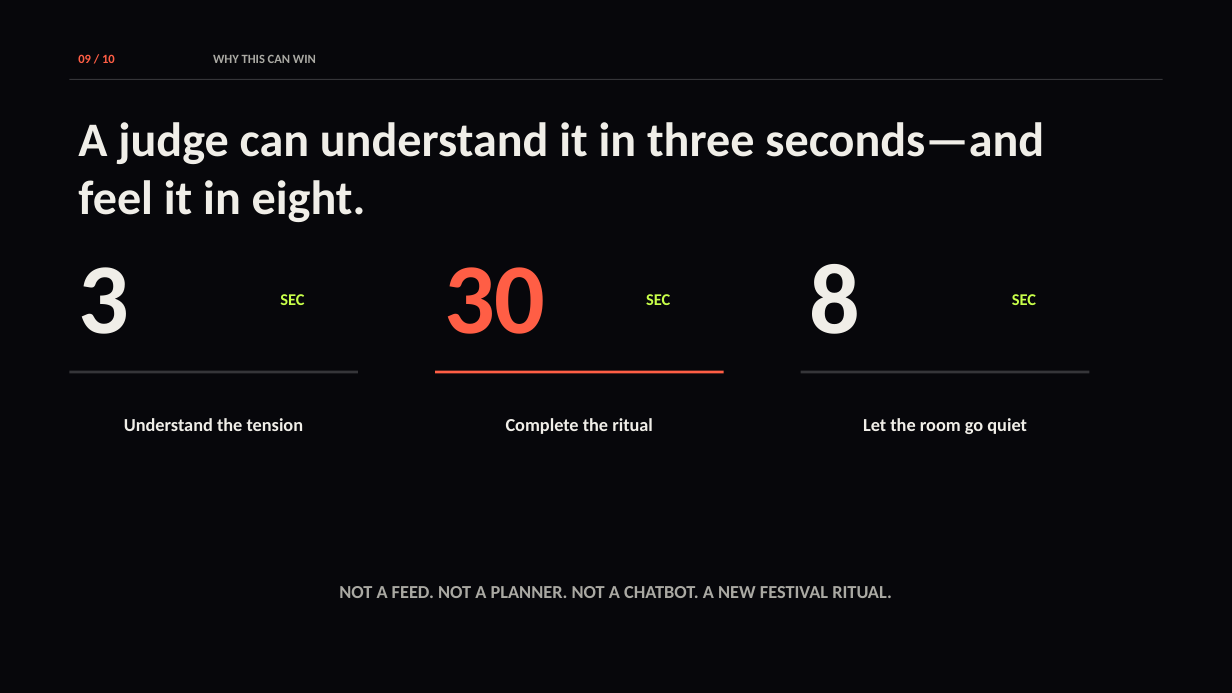
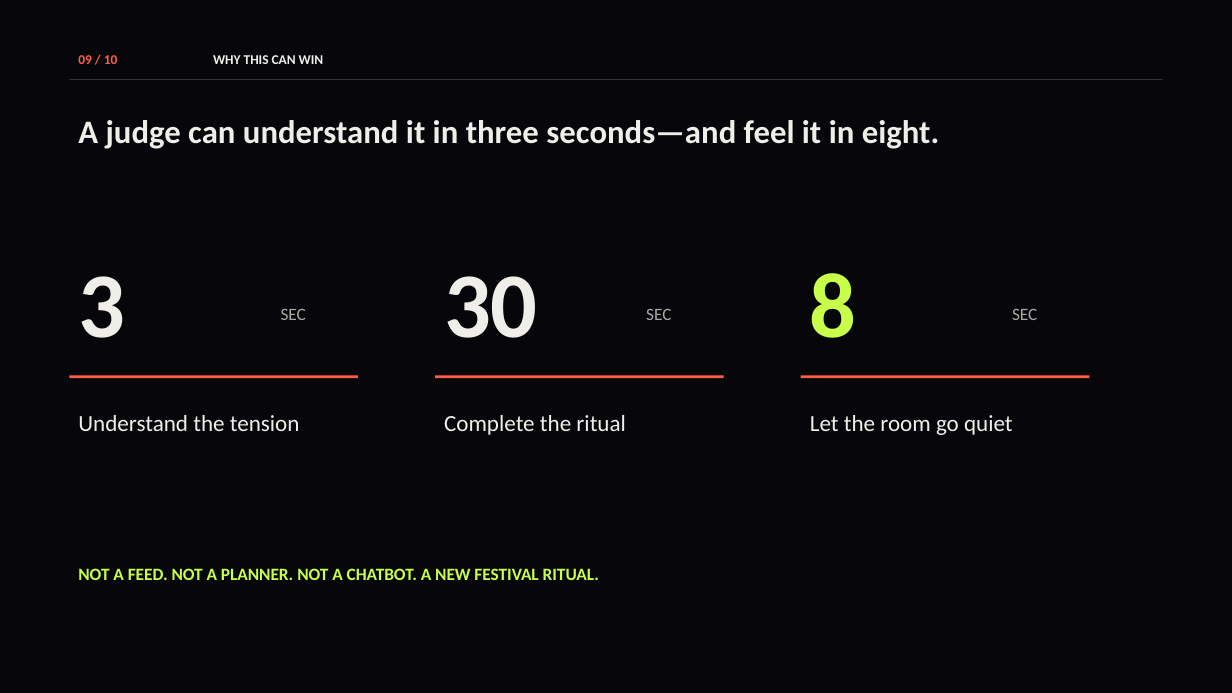
Before and after one commit to vnmoorthy/same-sky, a slide deck: slide 9 of docs/Same-Sky-Hackathon-Deck.pptx. Drawn at 1232x693 pixels with LibreOffice and Linux fonts; fonts in the diff are those of the drawing. Boxes give left, top, right and bottom in pixels: in the first picture for what was removed or moved away, otherwise in the second. Text is boxed around its words. In the diff, an @@ line names an element or a change of style, - is before the commit and + after.

```diff
--- a/docs/Same-Sky-Hackathon-Deck.pptx
+++ b/docs/Same-Sky-Hackathon-Deck.pptx
@@ text "09 / 10" at (78,55,118,64): size 9.8 to 10.5 pt @@
@@ text "WHY THIS CAN WIN" at (213,55,324,64): size 9.8 to 10.5 pt, text colour #AAA9A3 to #F0EEE8 @@
@@ text "A judge can understand it ..." at (78,120,939,149): size 37.5 to 25.5 pt @@
@@ text "3": place and size @@
-text "3" at (78,267,129,334)
+text "3" at (78,276,125,338)
@@ text "3" at (78,276,125,338): size 78 to 72 pt @@
@@ text "30": place and size @@
-text "30" at (444,267,545,334)
+text "30" at (444,276,538,338)
@@ text "30" at (444,276,538,338): size 78 to 72 pt, text colour #FF5E45 to #F0EEE8 @@
@@ text "8": place and size @@
-text "8" at (810,264,861,334)
+text "8" at (810,273,857,338)
@@ text "8" at (810,273,857,338): size 78 to 72 pt, text colour #F0EEE8 to #C8FF4A @@
@@ text "SEC": place and size @@
-text "SEC" at (280,294,304,305)
+text "SEC" at (281,309,306,320)
@@ text "SEC": place and size @@
-text "SEC" at (646,294,670,305)
+text "SEC" at (646,309,671,320)
@@ size 12.8 to 13.5 pt, text colour #C8FF4A to #AAA9A3, bold off in 3 elements at (281,309,306,320), (646,309,671,320), (1012,309,1037,320) @@
@@ text "SEC": place and size @@
-text "SEC" at (1012,294,1036,305)
+text "SEC" at (1012,309,1037,320)
@@ rectangle at (69,375,358,378): fill #353539 to #FF5E45 @@
@@ 3 rectangles: place and size @@
-3 rectangles at (69,371,1090,373)
+3 rectangles at (69,375,1090,378)
@@ rectangle at (801,375,1090,378): fill #353539 to #FF5E45 @@
@@ size 14.2 to 18 pt, bold off; alignment centre to left in 3 elements at (78,415,300,431), (444,415,626,435), (810,415,1013,435) @@
@@ text "NOT A FEED. NOT A ...": place and size @@
-text "NOT A FEED. NOT A ..." at (339,586,892,598)
+text "NOT A FEED. NOT A ..." at (78,568,599,580)
@@ text "NOT A FEED. NOT A ..." at (78,568,599,580): size 14.2 to 13.5 pt, text colour #AAA9A3 to #C8FF4A; alignment centre to left @@
```
Also in this commit, not shown: 9 other slides changed, 5 other files.
